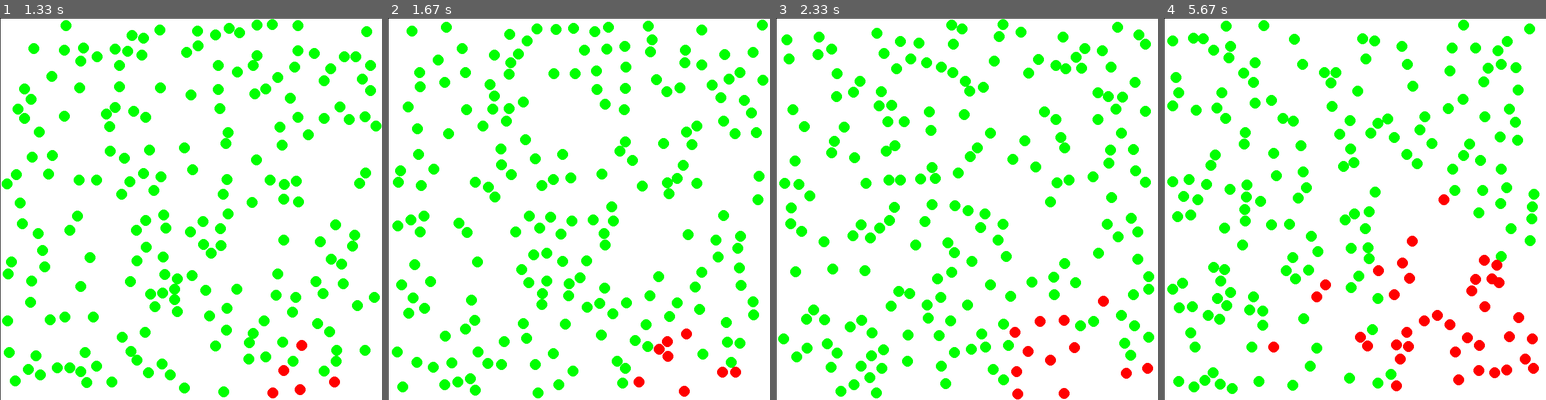
Above: before the commit, frames 1-4 (left to right).
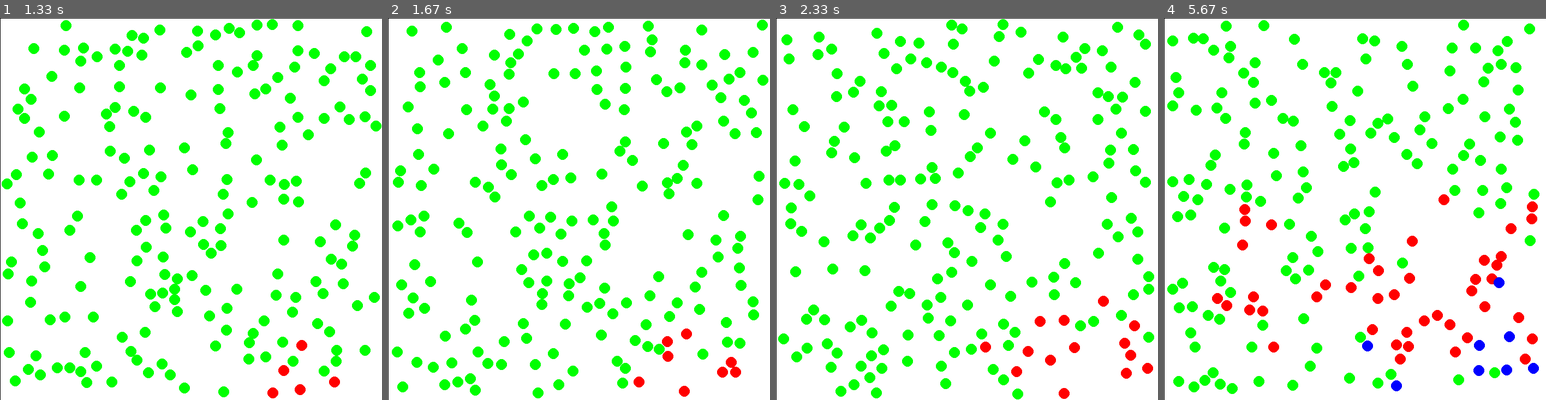
Above: after the commit, the same moments.

Repository: Shivsmk/coding-for-fun-python
Game: pygame game, started from particle_simulation_1/simulator.py
Two runs of this game, one before a commit and one after it. Both use one fixed random seed, a clock stepped at 60 frames per second and the inputs below.
Inputs:
- Up to frame 1 (1.33 s): no input
- Up to frame 2 (1.67 s): no input
- Up to frame 3 (2.33 s): no input
- Up to frame 4 (5.67 s): no input

Frame 1 is identical in both runs. In frame 2, 0.1% of the frame differs, in the area x 69-92%, y 85-92%; in frame 3, 0.4%; in frame 4, 1.8%, in the area x 12-99%, y 48-98%.

Commit message:
Included recovery mechanism
Added time to recovery and draw ball as blue.

Diff:
--- a/particle_simulation_1/simulator.py
+++ b/particle_simulation_1/simulator.py
@@ -20,6 +20,7 @@
     ball_radius = 10
     ball_velocity = 100
     infect_threshold = 0.5
+    recovery_time = 100
     infect_type = population + 1
     recovered_type = population + 2
 
@@ -39,11 +40,15 @@
             self.shape.elasticity = 1
             self.shape.density = 1
             self.infected = False
+            self.infected_time = 0
+            self.recovered = False
             space.add(self.body, self.shape)
 
         def draw(self):
             if self.infected:
                 pygame.draw.circle(display,(255, 0, 0), convert_coordinates(self.body.position), ball_radius)
+            elif self.recovered:
+                pygame.draw.circle(display,(0, 0, 255), convert_coordinates(self.body.position), ball_radius)
             else:
                 pygame.draw.circle(display,(0, 255, 0), convert_coordinates(self.body.position), ball_radius)
 
@@ -51,6 +56,14 @@
             if random.uniform(0,1) >= infect_threshold:
                 self.infected = True
                 self.shape.collision_type = infect_type
+
+        def pass_time(self, space=0, arbiter=0, data=0):
+            if self.infected and (random.uniform(0,1) >= infect_threshold):
+                self.infected_time += 1
+            if self.infected_time >= recovery_time:
+                self.recovered = True
+                self.infected = False
+                self.shape.collision_type = recovered_type
 
         def first_infect(self, space=0, arbiter=0, data=0):
             self.infected = True
@@ -105,6 +118,7 @@
             wall.draw()
         for ball in balls:
             ball.draw()
+            ball.pass_time()
 
         # GAME UPDATES
         pygame.display.update()
